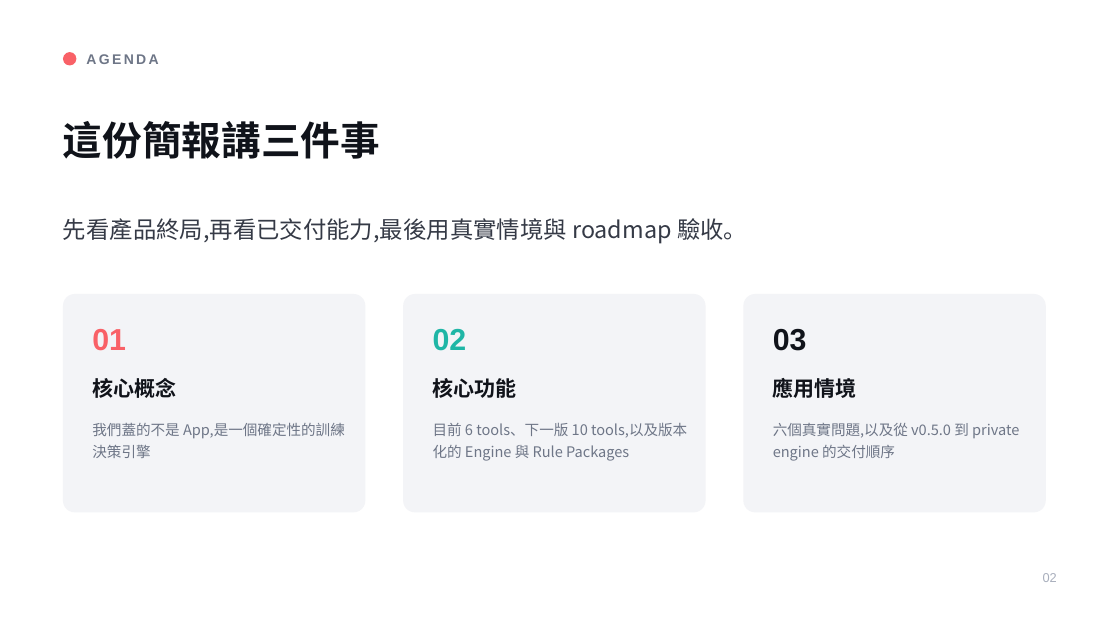
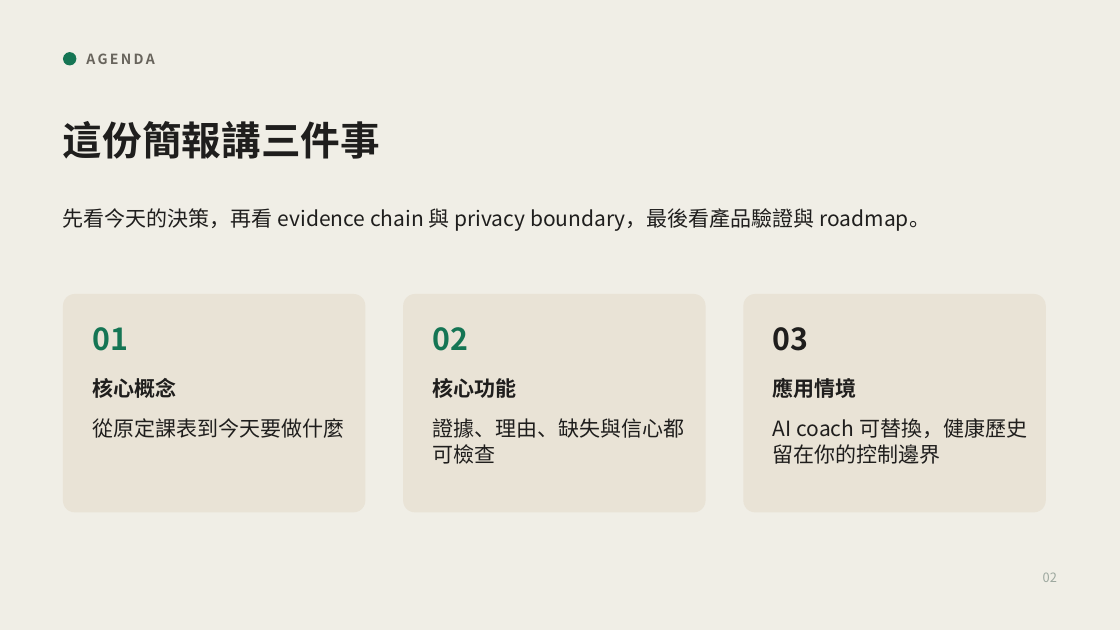
Before and after one commit to henryyeh182/evidra, a slide deck: slide 2 of docs/Fitness-MCP-Product-Vision.pptx. Drawn at 1120x630 pixels with LibreOffice and Linux fonts; fonts in the diff are those of the drawing. Boxes give left, top, right and bottom in pixels: in the first picture for what was removed or moved away, otherwise in the second. Text is boxed around its words. In the diff, an @@ line names an element or a change of style, - is before the commit and + after.

```diff
--- a/docs/Fitness-MCP-Product-Vision.pptx
+++ b/docs/Fitness-MCP-Product-Vision.pptx
@@ background #FFFFFF to #F0EEE6 @@
@@ ellipse at bbox=[63, 52, 76, 66]: fill #F96167 to #157554 @@
@@ text "AGENDA" at bbox=[86, 53, 154, 64]: font Arial to Noto Sans CJK SC, text colour #6E7687 to #68645C @@
@@ text at bbox=[63, 208, 930, 231]: text changed; size 20 to 18 pt; font Noto Sans CJK TC to Noto Sans CJK SC; text colour #353A46 to #1F1E1D @@
-先看產品終局,再看已交付能力,最後用真實情境與 roadmap 驗收。
+先看今天的決策，再看 evidence chain 與 privacy boundary，最後看產品驗證與 roadmap。
@@ fill #F3F4F7 to #E9E3D6 in 3 elements at bbox=[63, 294, 365, 513], bbox=[403, 294, 706, 513], bbox=[744, 294, 1046, 513] @@
@@ text "01" at bbox=[92, 327, 128, 351]: font Arial to Noto Sans CJK SC, text colour #F96167 to #157554 @@
@@ text "02" at bbox=[433, 327, 469, 351]: font Arial to Noto Sans CJK SC, text colour #1FB6A6 to #157554 @@
@@ text "03" at bbox=[773, 327, 809, 351]: font Arial to Noto Sans CJK SC, text colour #10131A to #1F1E1D @@
@@ font Noto Sans CJK TC to Noto Sans CJK SC, text colour #10131A to #1F1E1D in 4 elements at bbox=[63, 121, 380, 159], bbox=[92, 378, 176, 398], bbox=[433, 378, 517, 398], bbox=[773, 378, 857, 398] @@
@@ text at bbox=[92, 418, 344, 438]: text changed; size 12.5 to 18 pt; font Noto Sans CJK TC to Noto Sans CJK SC; text colour #6E7687 to #1F1E1D @@
-我們蓋的不是 App,是一個確定性的訓練決策引擎
+從原定課表到今天要做什麼
@@ text at bbox=[433, 418, 685, 464]: text changed; size 12.5 to 18 pt; font Noto Sans CJK TC to Noto Sans CJK SC; text colour #6E7687 to #1F1E1D @@
-目前 6 tools、下一版 10 tools,以及版本化的 Engine 與 Rule Packages
+證據、理由、缺失與信心都可檢查
@@ text at bbox=[773, 418, 1027, 464]: text changed; size 12.5 to 18 pt; font Noto Sans CJK TC to Noto Sans CJK SC; text colour #6E7687 to #1F1E1D @@
-六個真實問題,以及從 v0.5.0 到 private engine 的交付順序
+AI coach 可替換，健康歷史留在你的控制邊界
@@ text "02" at bbox=[1043, 572, 1057, 582]: font Arial to Noto Sans CJK SC, text colour #A8AEBC to #9DA89F @@
```
Also in this commit, not shown: 31 other slides changed, 1 other file.
